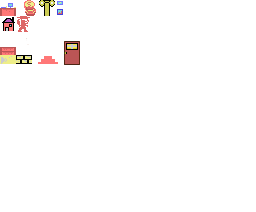
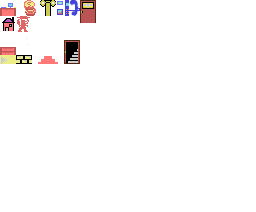
Revision of a layered w=256, h=212 image; what changed, layer by layer:
removed layer "Capa 11" over [39, 0, 80, 65]
added layer "Capa 16" above "Capa 12" over [39, 0, 96, 64]
